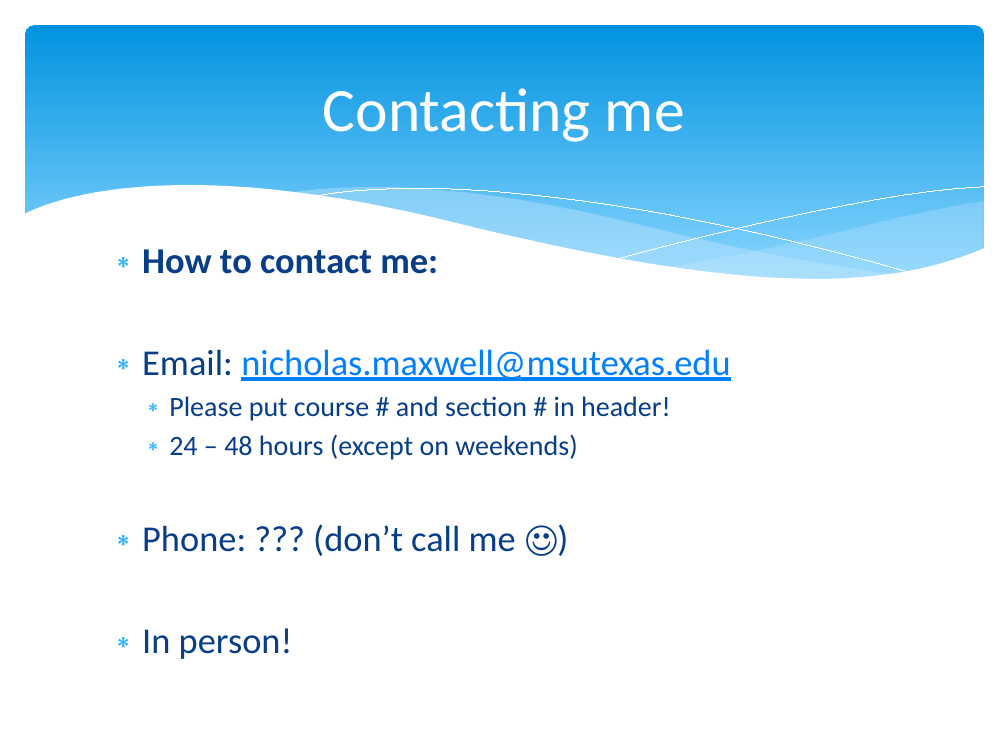
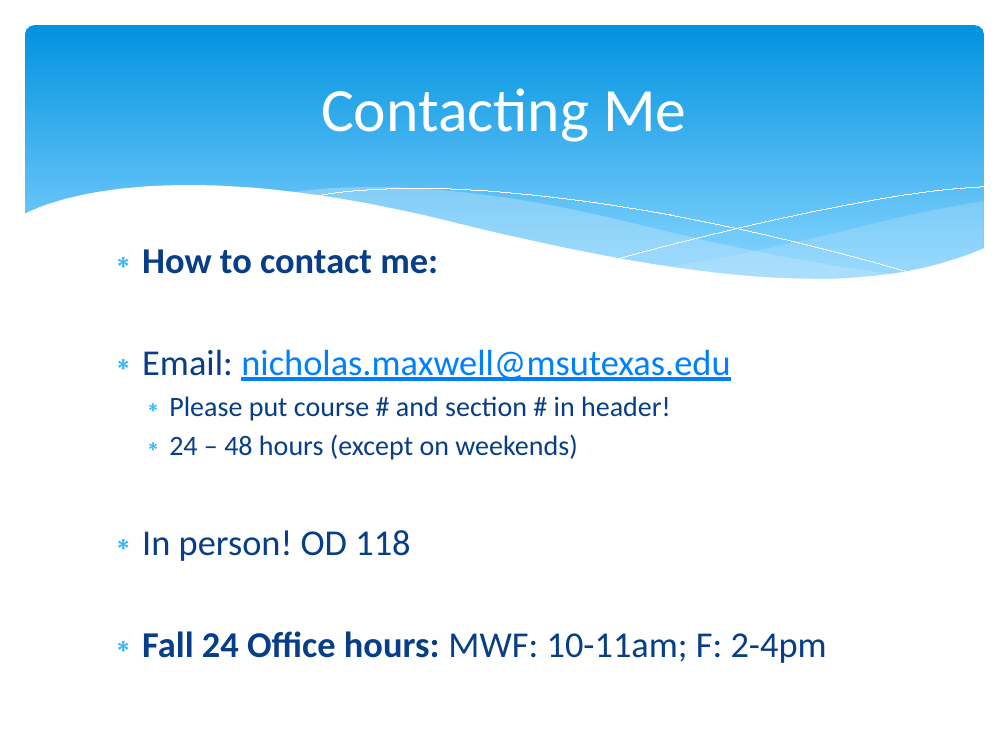
Before and after one commit to npm27/Teaching-Materials, a slide deck: slide 3 of Social Psych/Slides/0 First Day Info.pptx (slide 5 before the commit). Drawn at 1008x756 pixels with LibreOffice and Linux fonts; fonts in the diff are those of the drawing. Boxes give left, top, right and bottom in pixels: in the first picture for what was removed or moved away, otherwise in the second. Text is boxed around its words. In the diff, an @@ line names an element or a change of style, - is before the commit and + after.

```diff
--- a/Social Psych/Slides/0 First Day Info.pptx
+++ b/Social Psych/Slides/0 First Day Info.pptx
@@ title at box(321, 88, 686, 142): text changed @@
-Contacting me
+Contacting Me
@@ text at box(142, 530, 827, 663): text changed @@
-∗ Phone: ??? (don’t call me ☺)
-∗ In person!
+∗ In person! OD 118
+∗ Fall 24 Office hours: MWF: 10-11am; F: 2-4pm
```
Also in this commit, not shown: 4 other slides changed, 3 slides removed, 29 other files.
